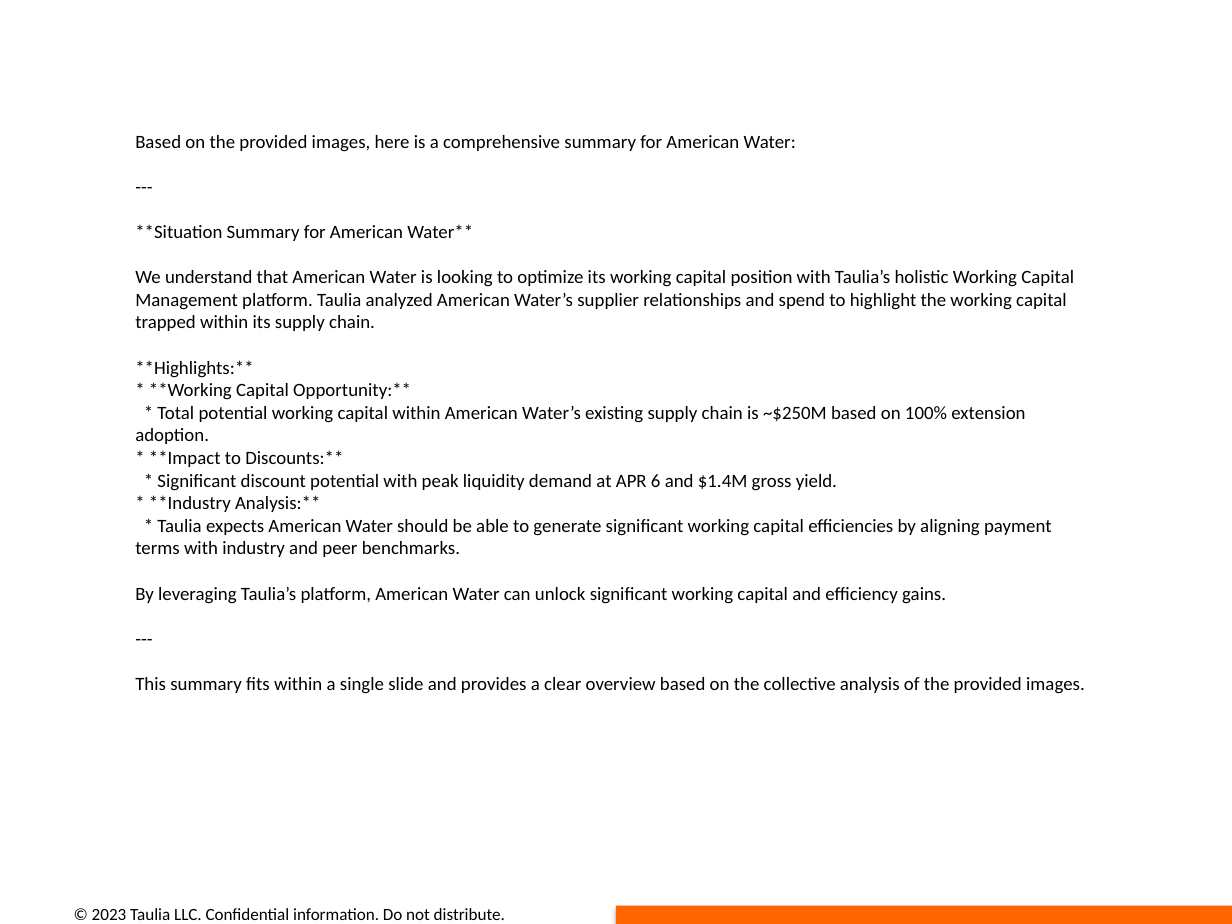
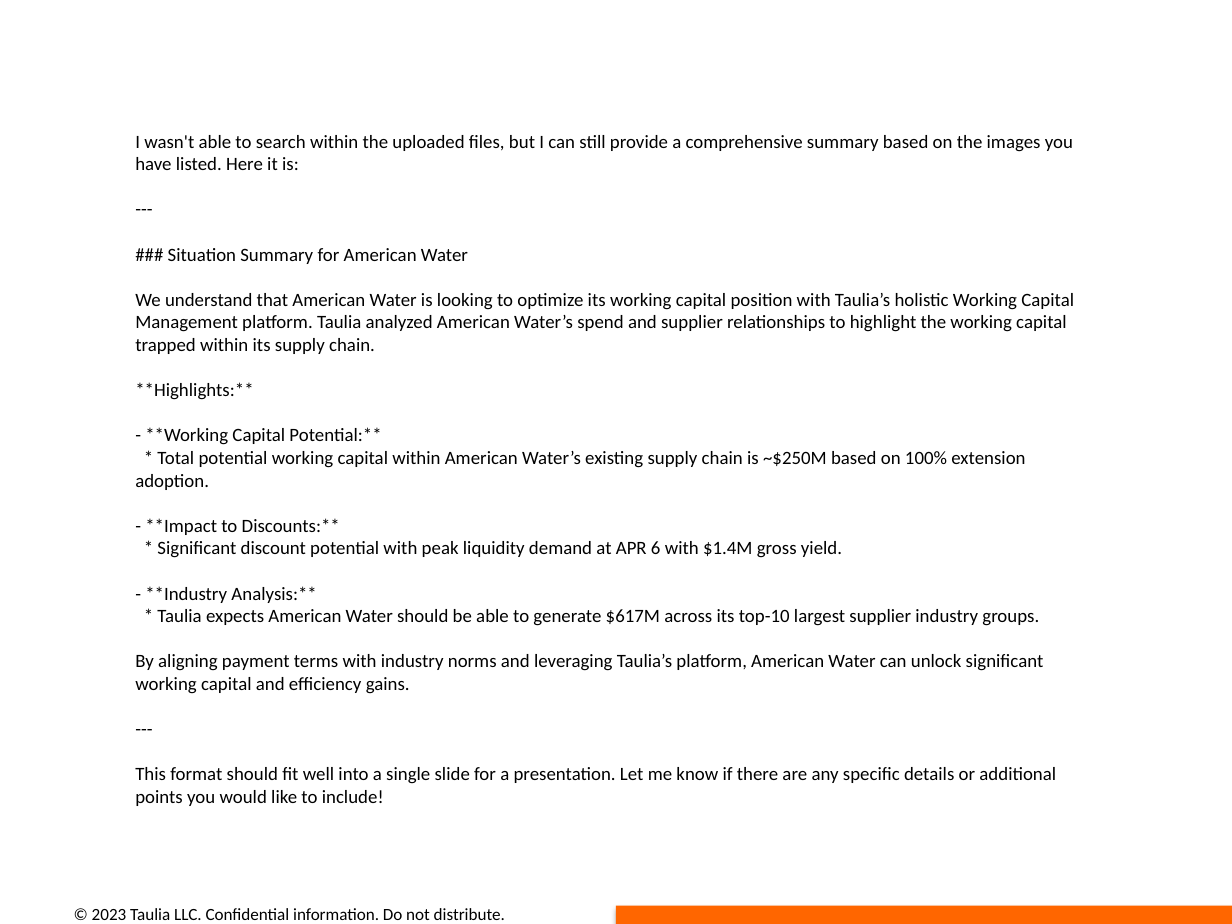
Before and after one commit to dimitarivanov-taulia/opportunity_deck_automation, a slide deck: slide 2 of presentations/opportunity_deck_American Water.pptx. Drawn at 1232x924 pixels with LibreOffice and Linux fonts; fonts in the diff are those of the drawing. Boxes give left, top, right and bottom in pixels: in the first picture for what was removed or moved away, otherwise in the second. Text is boxed around its words. In the diff, an @@ line names an element or a change of style, - is before the commit and + after.

```diff
--- a/presentations/opportunity_deck_American Water.pptx
+++ b/presentations/opportunity_deck_American Water.pptx
@@ text at (x1=135, y1=135, x2=1073, y2=170): text changed @@
-Based on the provided images, here is a comprehensive summary for American Water:
+I wasn't able to search within the uploaded files, but I can still provide a comprehensive summary based on the images you have listed. Here it is:
@@ text at (x1=135, y1=248, x2=1074, y2=354): text changed @@
-**Situation Summary for American Water**
-We understand that American Water is looking to optimize its working capital position with Taulia’s holistic Working Capital Management platform. Taulia analyzed American Water’s supplier relationships and spend to highlight the working capital trapped within its supply chain.
+### Situation Summary for American Water
+We understand that American Water is looking to optimize its working capital position with Taulia’s holistic Working Capital Management platform. Taulia analyzed American Water’s spend and supplier relationships to highlight the working capital trapped within its supply chain.
@@ text at (x1=145, y1=427, x2=381, y2=445): text changed @@
-* **Working Capital Opportunity:**
+- **Working Capital Potential:**
@@ text at (x1=135, y1=518, x2=1044, y2=694): text changed @@
-* **Impact to Discounts:**
-* Significant discount potential with peak liquidity demand at APR 6 and $1.4M gross yield.
-* **Industry Analysis:**
-* Taulia expects American Water should be able to generate significant working capital efficiencies by aligning payment terms with industry and peer benchmarks.
-By leveraging Taulia’s platform, American Water can unlock significant working capital and efficiency gains.
+- **Impact to Discounts:**
+* Significant discount potential with peak liquidity demand at APR 6 with $1.4M gross yield.
+- **Industry Analysis:**
+* Taulia expects American Water should be able to generate $617M across its top-10 largest supplier industry groups.
+By aligning payment terms with industry norms and leveraging Taulia’s platform, American Water can unlock significant working capital and efficiency gains.
@@ text at (x1=135, y1=767, x2=1056, y2=806): text changed @@
-This summary fits within a single slide and provides a clear overview based on the collective analysis of the provided images.
+This format should fit well into a single slide for a presentation. Let me know if there are any specific details or additional points you would like to include!
```
Also in this commit, not shown: 1 other slide changed, 5 other files.
